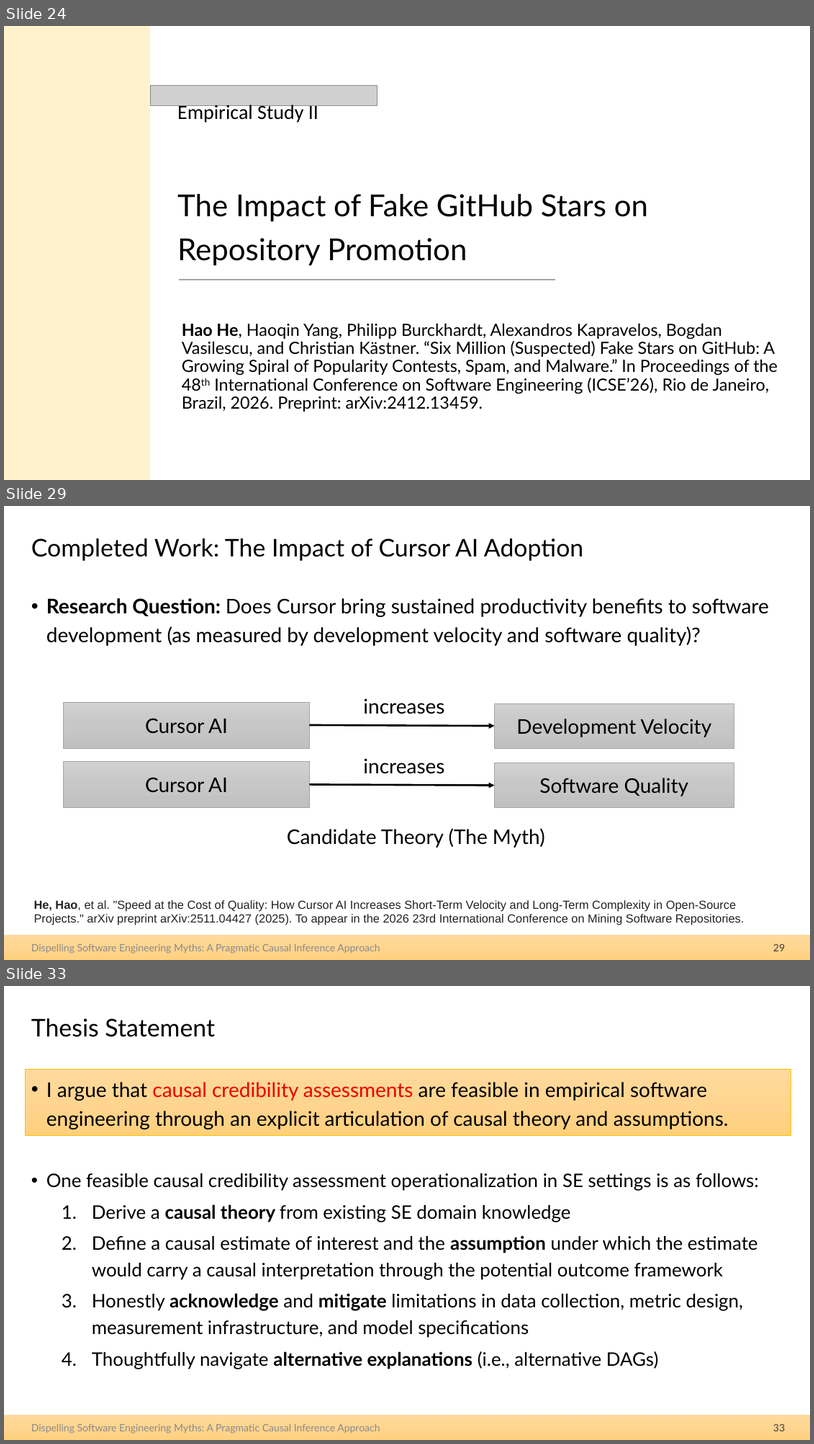
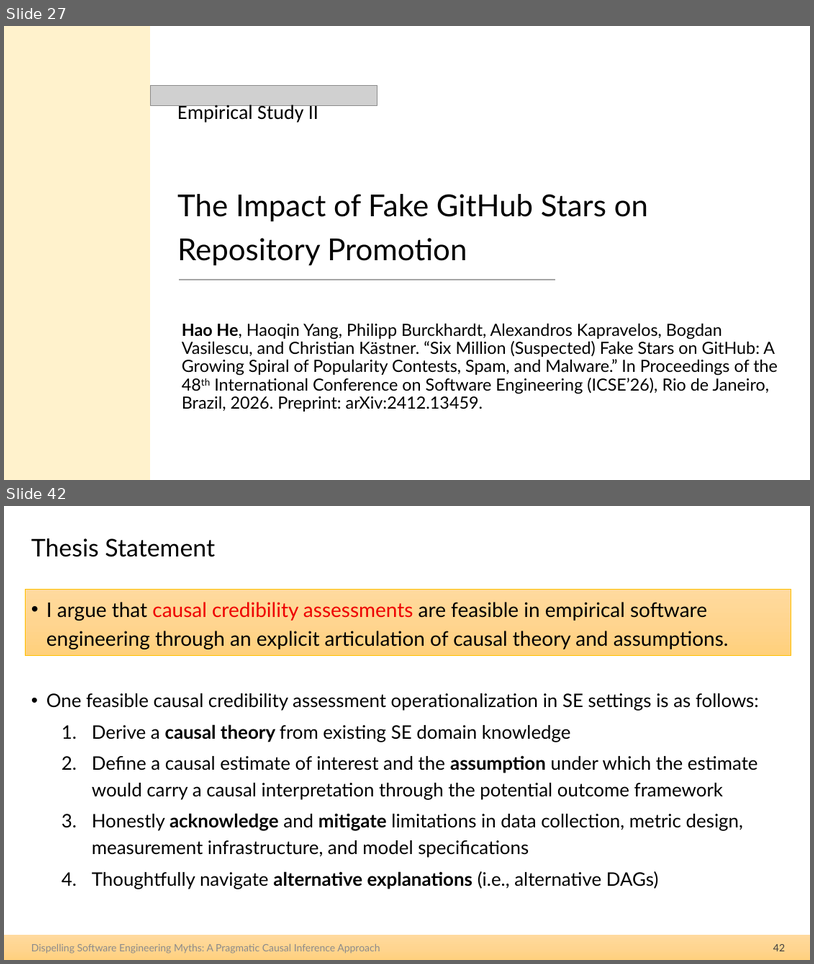
Before and after one commit to hehao98/Thesis, a slide deck: 2026.09.21-Thesis Defense.pptx. Shown one above the other, each under a label of ours: slides 24, 29 and 33 before the commit, slides 27 and 42 after it; the slides between them are not shown. The pictures are 814x1444 and 814x964 pixels, drawn with LibreOffice and Linux fonts; fonts in the diff are those of the drawing; grey boxes stand for pictures. Boxes give left, top, right and bottom in pixels: in the first picture for what was removed or moved away, otherwise in the second. Text is boxed around its words. In the diff, an @@ line names an element or a change of style, - is before the commit and + after.

```diff
--- a/2026.09.21-Thesis Defense.pptx
+++ b/2026.09.21-Thesis Defense.pptx
@@ slide 29 removed at (x1=4, y1=506, x2=810, y2=960), background #FFFFFF; not listed: 1 template element that a slide beside it also shows @@
@@ title removed at (x1=31, y1=538, x2=584, y2=561) @@
-Completed Work: The Impact of Cursor AI Adoption
@@ text removed at (x1=46, y1=598, x2=769, y2=646) @@
-• Research Question: Does Cursor bring sustained productivity benefits to software development (as measured by development velocity and software quality)?
@@ group removed at (x1=63, y1=698, x2=734, y2=808): 4 rectangles, 2 arrows, 2 texts @@
-Cursor AI
-Development Velocity
-increases
-Cursor AI
-Software Quality
-increases
@@ text removed at (x1=287, y1=828, x2=545, y2=847) @@
-Candidate Theory (The Myth)
@@ text removed at (x1=34, y1=900, x2=744, y2=925) @@
-He, Hao, et al. "Speed at the Cost of Quality: How Cursor AI Increases Short-Term Velocity and Long-Term Complexity in Open-Source Projects." arXiv preprint arXiv:2511.04427 (2025). To appear in the 2026 23rd International Conference on Mining Software Repositories.
@@ text removed at (x1=31, y1=944, x2=380, y2=953) @@
-Dispelling Software Engineering Myths: A Pragmatic Causal Inference Approach
@@ page number removed at (x1=774, y1=944, x2=785, y2=951) @@
-29
@@ what was slide 24 is now slide 27 @@
@@ what was slide 33 is now slide 42 @@
@@ page number at (x1=774, y1=944, x2=785, y2=951): text changed @@
-33
+42
```
Also in this commit, not shown: 10 slides changed, 15 slides added, 4 other slides removed.
